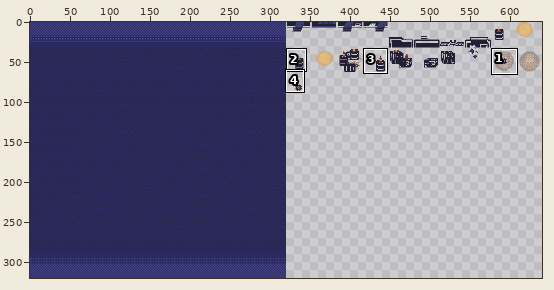
Two states of a sprite sheet, static/lizenv.png. Above, an overview of the earlier version with the close-up marked.
Close-up. First the earlier version:
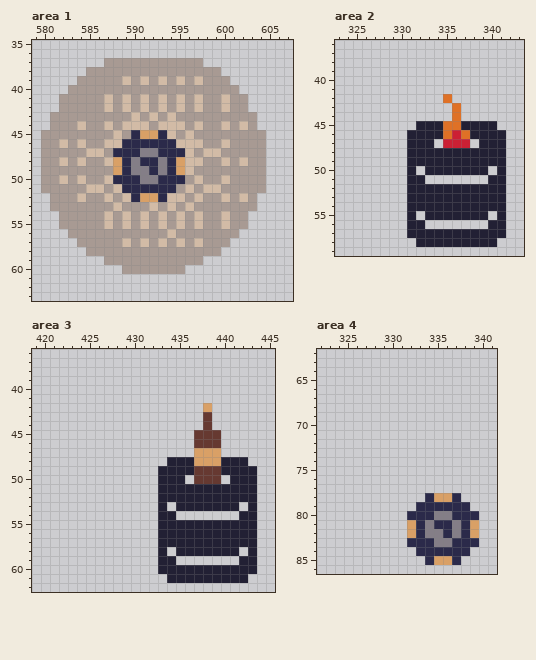
The file is 640x320 pixels. Colours within 5 levels of each other are drawn and written as one. Shown: area 1: x 579..607, y 35..63; area 2: x 323..343, y 36..59; area 3: x 419..445, y 36..62; area 4: x 322..341, y 62..86. The commit also changed other parts of the picture, which this record leaves out.
Now the later version:
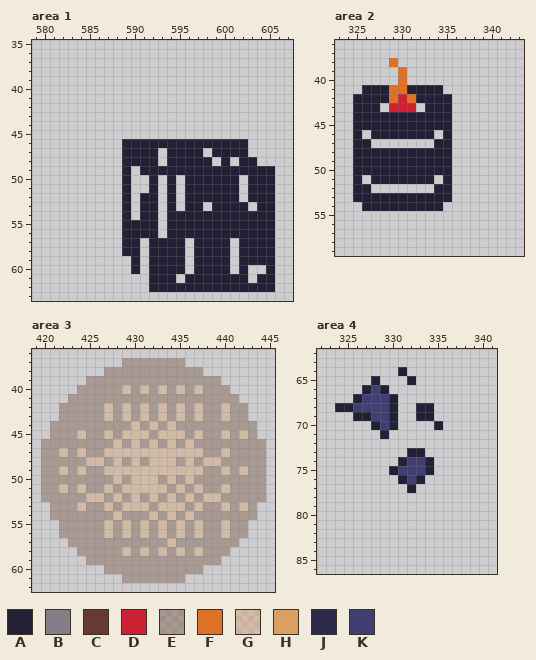
Palette (. is transparent): A #222034  B #847e87  C #663931  D #cc2034  E #6f4d3565  F #df7126  G #d9a06665  H #d9a066  J #2b2a4a  K #3f3f74
Diff:
Area 1:
y 37: x 587..597 EEEEEEEEEEE -> ...........
y 38: x 585..599 EEEEEEEEEEEEEEE -> ...............
y 39: x 584..600 EEEEEGEGEGEGEGEEE -> .................
y 40: x 583..601 EEEEEEEEEEEEEEEEEEE -> ...................
y 41..42: x 582..602 EEEEEGEGEGEGEGEGEEGEE -> .....................
y 43: x 581..603 EEEEEEEEEGEGEGEEEEEEEEE -> .......................
y 44: x 581..603 EEEGEEGEGGGEGGGEGEEGEGE -> .......................
y 45: x 580..604 EEEEEEEEGEJHHJGEGEEEEEEEE -> .........................
y 46: x 580..604 EEGEGEEGGJJJJJJGGGEEGEEEE -> .........AAAAAAAAAAAAAA..
y 47: x 580..604 EEEEEGGEJJJBBJJJGEGGEEEEE -> .........AAAA.AAAA.AAAA..
y 48: x 580..604 EEGEGEEGHJBJJBJHGGEEGEGEE -> .........AAAA.AAAAA.A.AA.
y 49: x 580..605 EEEEEEEEHJBBJBJHGEEEEEEEE. -> .........A.AAAAAAAAAAAAAAA
y 50: x 580..605 EEGEGEEGJJJBBJJJEGEEGEEEE. -> .........A..A.A.AAAAAA.AAA
y 51: x 580..605 EEEEEGGEGJJJJJJEGEGGEEEEE. -> .........A..A.A.AAAAAA.AAA
y 52: x 581..605 EEEGEEGEGJHHJGGEGEEGEGE.. -> ........A.AA.A.AAAAAA.AAA
y 53: x 581..605 EEEEEEEGEEEGEGEGEEEEEEE.. -> ........A.AA.A.AA.AAAA.AA
y 54: x 582..605 EEEEEGEGEGEGEGEGEEGEE... -> .......A.AA.AAAAAAAAAAAA
y 55: x 582..605 EEEEEGEGEGEGEGEGEEGEE... -> .......AAAA.AAAAAAAAAAAA
y 56: x 583..605 EEEEEEEEEEEGEEEEEEE.... -> ......AAAA.AAAAAAAAAAAA
y 57: x 584..600 EEEEEGEGEGEGEGEEE -> .....AA.AAAA.AAAA; x 602..605 .... -> AAAA
y 58: x 585..600 EEEEEEEEEEEEEEE. -> ....AA.AAAA.AAAA; x 602..605 .... -> AAAA
y 59: x 587..600 EEEEEEEEEEE... -> ...A.AAAA.AAAA; x 602..605 .... -> AAAA
y 60: x 589..595 EEEEEEE -> .A.AAAA; x 597..600 .... -> AAAA; x 602 . -> A; x 605 . -> A
y 61: x 592..594 ... -> AAA; x 596..602 ....... -> AAAAAAA; x 604..605 .. -> AA
y 62: x 592..605 .............. -> AAAAAAAAAAAAAA
Area 2:
y 38: x 329 . -> F
y 39..40: x 330 . -> F
y 41: x 326..334 ......... -> AAAFFAAAA
y 42: x 325..335 ..........F -> AAAAFDFAAAA
y 43: x 325..327 ... -> AAA; x 329..331 ... -> DDD; x 333..336 ...F -> AAA.
y 44: x 325..336 ...........F -> AAAAAAAAAAA.
y 45: x 325..331 ....... -> AAAAAAA; x 335..340 FFAAAA -> A.....
y 46: x 325 . -> A; x 327..330 .... -> AAAA; x 334..341 AFDFAAAA -> .A......
y 47: x 325..326 .. -> AA; x 331..337 AAA.DDD -> ...AA..; x 339..341 AAA -> ...
y 48..49: x 325..330 ...... -> AAAAAA; x 336..341 AAAAAA -> ......
y 50: x 325..330 ...... -> AAAAAA; x 332 . -> A; x 336..339 AAAA -> ....; x 341 A -> .
y 51: x 325 . -> A; x 327..330 .... -> AAAA; x 333 . -> A; x 335 . -> A; x 340..341 AA -> ..
y 52: x 325..326 .. -> AA; x 331..333 AAA -> ...; x 336..341 AAAAAA -> ......
y 53: x 325..330 ...... -> AAAAAA; x 336..341 AAAAAA -> ......
y 54: x 326..330 ..... -> AAAAA; x 335..341 AAAAAAA -> .......
y 55: x 331 A -> .; x 333..339 AAAAAAA -> .......; x 341 A -> .
y 56: x 331..332 AA -> ..; x 340..341 AA -> ..
y 57: x 331..341 AAAAAAAAAAA -> ...........
y 58: x 332..340 AAAAAAAAA -> .........
Area 3:
y 37: x 429..435 ....... -> EEEEEEE
y 38: x 427..437 ........... -> EEEEEEEEEEE
y 39: x 425..439 ............... -> EEEEEEEEEEEEEEE
y 40: x 424..440 ................. -> EEEEEGEGEGEGEGEEE
y 41: x 423..441 ................... -> EEEEEEEEEEEEEEEEEEE
y 42: x 422..442 ................H.... -> EEEEEGEGEGEGEGEGEEGEE
y 43: x 422..442 ................C.... -> EEEEEGEGEGEGEGEGEEGEE
y 44: x 421..443 .................C..... -> EEEEEEEEEGEGEGEEEEEEEEE
y 45: x 421..443 ................CCC.... -> EEEGEEGEGGGEGGGEGEEGEGE
y 46: x 420..444 .................CCC..... -> EEEEEEEEGEGEGEGEGEEEEEEEE
y 47: x 420..444 .................HHH..... -> EEGEGEEGGGGGGGGGGGEEGEEEE
y 48: x 420..444 ..............AAAHHHAAA.. -> EEEEEGGEGEGEGGGEGEGGEEEEE
y 49: x 420..444 .............AAAACCCAAAA. -> EEGEGEEGGGGGGGGGGGEEGEGEE
y 50: x 420..444 .............AAA.CCC.AAA. -> EEEEEEEEGEGGGEGEGEEEEEEEE
y 51: x 420..444 .............AAAAAAAAAAA. -> EEGEGEEGEGGGGGEGEGEEGEEEE
y 52: x 420..444 .............AAAAAAAAAAA. -> EEEEEGGEGEGEGEGEGEGGEEEEE
y 53: x 421..443 ............A.AAAAAAA.A -> EEEGEEGEGGGEGGGEGEEGEGE
y 54: x 421..443 ............AA.......AA -> EEEEEEEGEEEGEGEGEEEEEEE
y 55..56: x 422..443 ...........AAAAAAAAAAA -> EEEEEGEGEGEGEGEGEEGEE.
y 57: x 423..443 ..........AAAAAAAAAAA -> EEEEEEEEEEEGEEEEEEE..
y 58: x 424..441 .........A.AAAAAAA -> EEEEEGEGEGEGEGEEE.; x 443 A -> .
y 59: x 425..439 ........AA..... -> EEEEEEEEEEEEEEE; x 442..443 AA -> ..
y 60: x 427..443 ......AAAAAAAAAAA -> EEEEEEEEEEE......
y 61: x 429..442 .....AAAAAAAAA -> EEEEEEE.......
Area 4:
y 64: x 331 . -> A
y 65: x 328 . -> A; x 332 . -> A
y 66: x 327..329 ... -> AKA
y 67: x 326..330 ..... -> AKKKA
y 68: x 324..330 ....... -> AAKKKKA; x 333..334 .. -> AA
y 69: x 326..330 ..... -> AAKKA; x 333..334 .. -> AA
y 70: x 328..330 ... -> AKA; x 335 . -> A
y 71: x 329 . -> A
y 73: x 332..333 .. -> AA
y 74: x 331..334 .... -> AKKA
y 75: x 330..334 ..... -> AKKKA
y 76: x 331..333 ... -> AKA
y 77: x 332 . -> A
y 78: x 334..337 JHHJ -> ....
y 79: x 333..338 JJJJJJ -> ......
y 80: x 332..339 JJJBBJJJ -> ........
y 81: x 332..339 HJBJJBJH -> ........
y 82: x 332..339 HJBBJBJH -> ........
y 83: x 332..339 JJJBBJJJ -> ........
y 84: x 333..338 JJJJJJ -> ......
y 85: x 334..337 JHHJ -> ....
